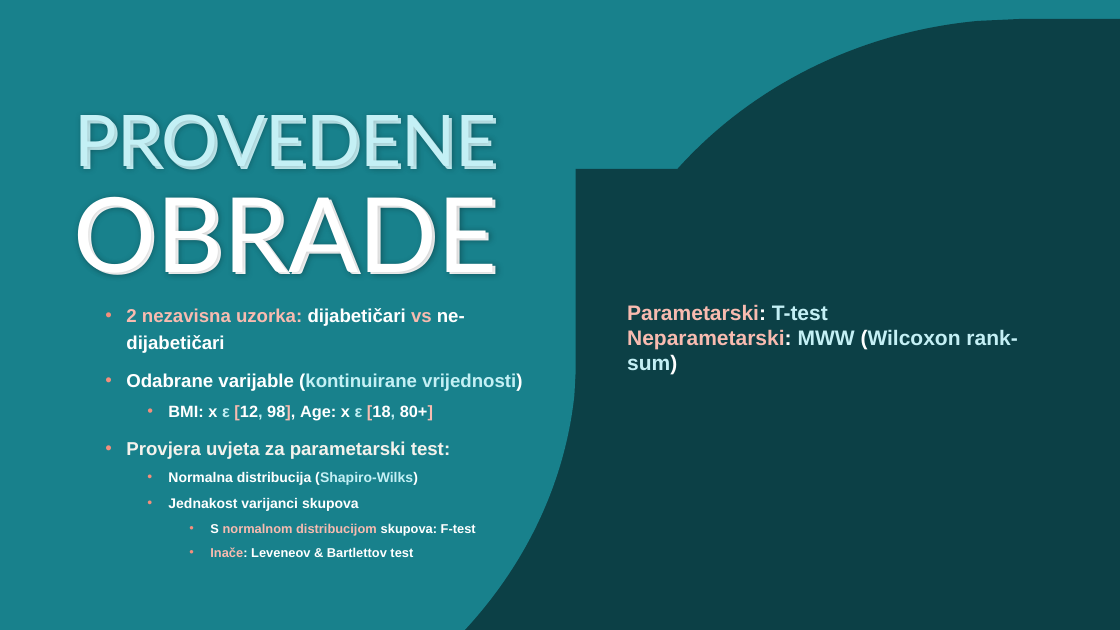
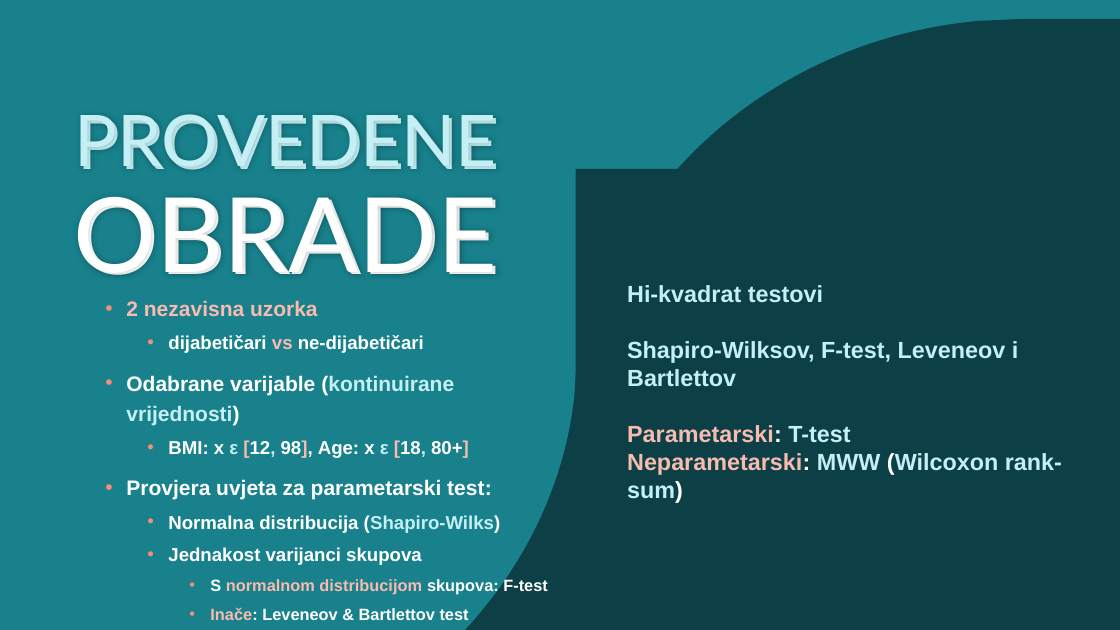
Before and after one commit to jfletcher20/diabetes-health-indicators-analysis, a slide deck: slide 17 of MULTIVARIJANTNA I DUBINSKA ANALIZA PODATAKA.pptx (slide 15 before the commit). Drawn at 1120x630 pixels with LibreOffice and Linux fonts; fonts in the diff are those of the drawing. Boxes give left, top, right and bottom in pixels: in the first picture for what was removed or moved away, otherwise in the second. Text is boxed around its words. In the diff, an @@ line names an element or a change of style, - is before the commit and + after.

```diff
--- a/MULTIVARIJANTNA I DUBINSKA ANALIZA PODATAKA.pptx
+++ b/MULTIVARIJANTNA I DUBINSKA ANALIZA PODATAKA.pptx
@@ text "2 nezavisna uzorka": place and size @@
-text "2 nezavisna uzorka" at (126,308,523,557)
+text "2 nezavisna uzorka" at (126,300,547,620)
@@ text at (627,285,1018,386): paragraphs added @@
+Hi-kvadrat testovi
+Shapiro-Wilksov, F-test, Leveneov i Bartlettov
@@ text at (126,300,424,353): text changed @@
-• 2 nezavisna uzorka: dijabetičari vs ne-dijabetičari
+• 2 nezavisna uzorka
+  • dijabetičari vs ne-dijabetičari
@@ text at (126,375,547,620): size 16 to 18 pt in "Odabrane varijable (kontinuirane vrijednosti)", "Provjera uvjeta za parametarski test:"; size 14 to 16 pt in "BMI: x ε [12, 98], Age: x ..."; text colour #F4F2EC to #FFFFFF in "Provjera uvjeta za parametarski test:"; size 12 to 16 pt in "Normalna distribucija (Shapiro-Wilks)", "Jednakost varijanci skupova"; size 11 to 14 pt in "S normalnom distribucijom skupova: F-test", "Inače: Leveneov & Bartlettov test" @@
@@ text at (627,425,1062,503): size 18 to 20 pt in "Parametarski: T-test", "Neparametarski: MWW (Wilcoxon rank-sum)" @@
```
Also in this commit, not shown: 11 other slides changed, 6 slides added, 1 slide removed, 3 other files.
